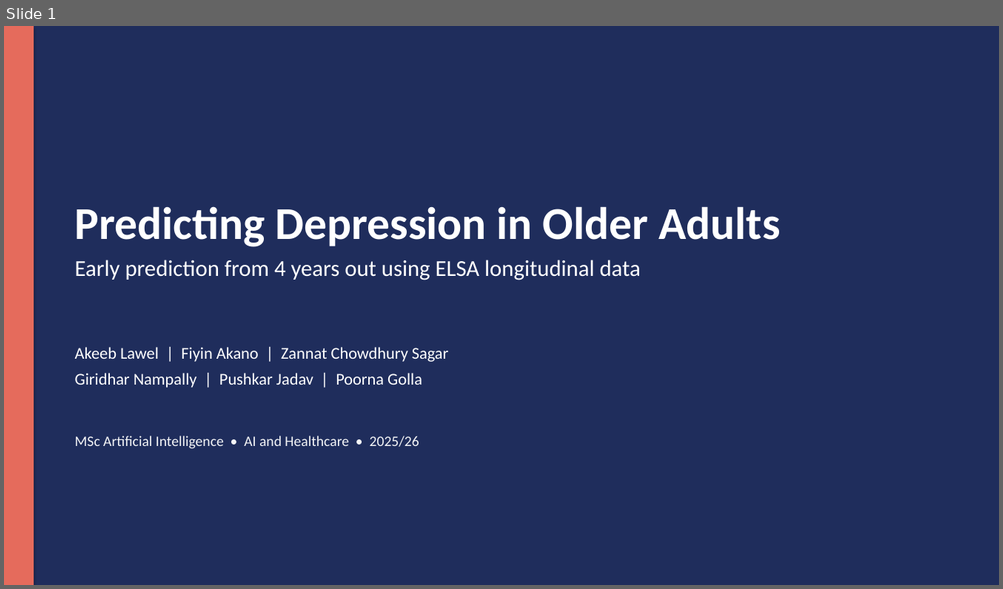
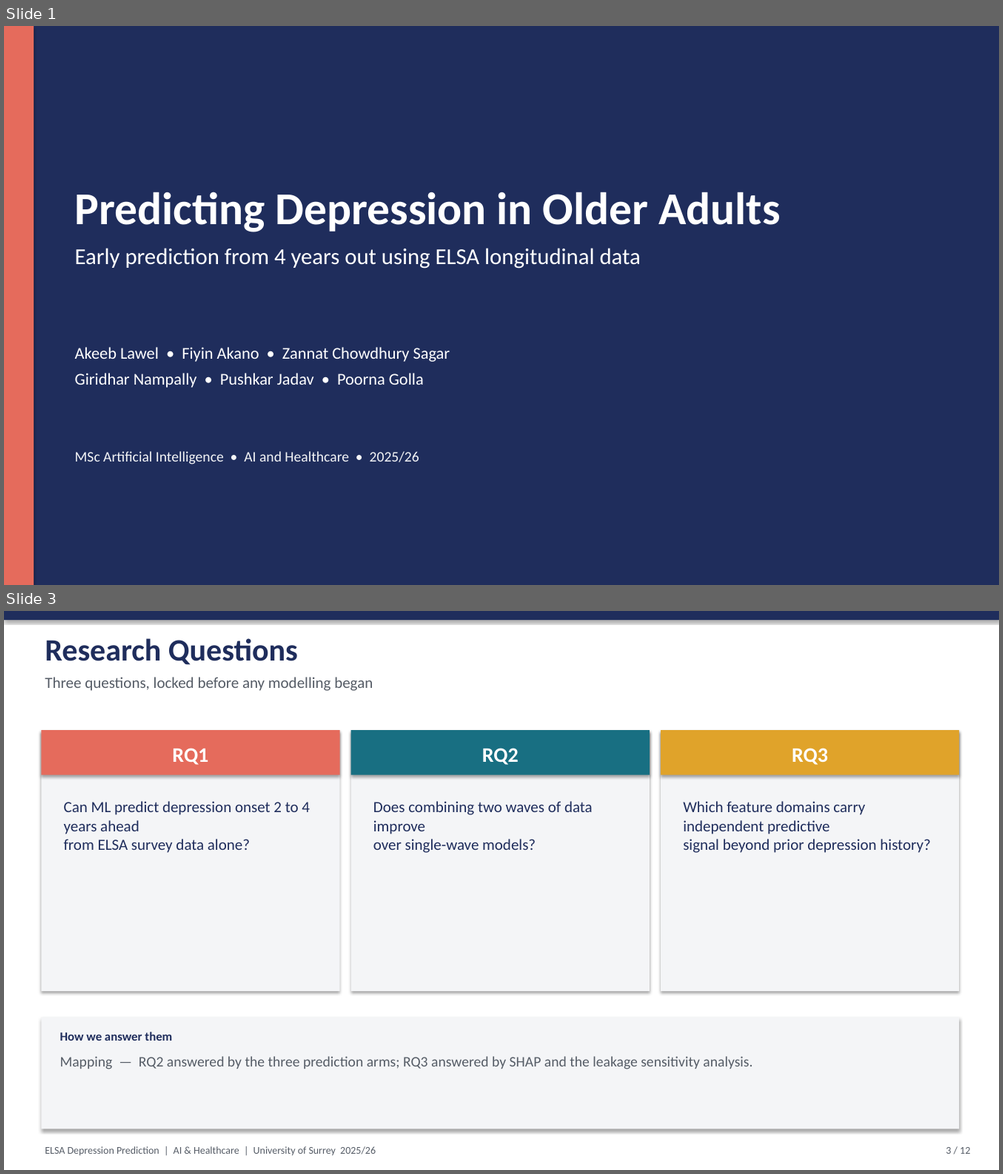
Before and after one commit to CHOC4HOL1C/elsa-depression-prediction, a slide deck: presentation/ELSA_Depression_Prediction.pptx. Shown one above the other, each under a label of ours: slide 1 before the commit, slides 1 and 3 after it; the slides between them are not shown. The pictures are 1003x589 and 1003x1174 pixels, drawn with LibreOffice and Linux fonts; fonts in the diff are those of the drawing. Boxes give left, top, right and bottom in pixels: in the first picture for what was removed or moved away, otherwise in the second. Text is boxed around its words. In the diff, an @@ line names an element or a change of style, - is before the commit and + after.

```diff
--- a/presentation/ELSA_Depression_Prediction.pptx
+++ b/presentation/ELSA_Depression_Prediction.pptx
@@ slide 3 added at [4, 611, 999, 1170], background #FFFFFF @@
@@ rectangle added at [4, 611, 999, 620], fill #1F2D5C @@
@@ text added at [45, 638, 298, 665], 30 pt, text #1F2D5C, bold @@
+Research Questions
@@ text added at [45, 677, 373, 691], 15 pt, text #555C66 @@
+Three questions, locked before any modelling began
@@ rectangle added at [41, 730, 340, 991], fill #F4F5F7 @@
@@ rectangle added at [41, 730, 340, 775], fill #E56B5C @@
@@ rectangle added at [351, 730, 649, 991], fill #F4F5F7 @@
@@ rectangle added at [351, 730, 649, 775], fill #186F82 @@
@@ rectangle added at [660, 730, 959, 991], fill #F4F5F7 @@
@@ rectangle added at [660, 730, 959, 775], fill #E0A32A @@
@@ text added at [172, 748, 208, 765], 20 pt, text #FFFFFF, bold @@
+RQ1
@@ text added at [482, 748, 518, 765], 20 pt, text #FFFFFF, bold @@
+RQ2
@@ text added at [791, 748, 828, 765], 20 pt, text #FFFFFF, bold @@
+RQ3
@@ text added at [64, 801, 310, 853], 15 pt, text #1F2D5C @@
+Can ML predict depression onset 2 to 4 years ahead
+from ELSA survey data alone?
@@ text added at [373, 801, 592, 853], 15 pt, text #1F2D5C @@
+Does combining two waves of data improve
+over single-wave models?
@@ text added at [683, 801, 930, 853], 15 pt, text #1F2D5C @@
+Which feature domains carry independent predictive
+signal beyond prior depression history?
@@ rectangle added at [41, 1017, 959, 1130], fill #F4F5F7 @@
@@ text added at [60, 1032, 172, 1041], 12 pt, text #1F2D5C, bold @@
+How we answer them
@@ text added at [60, 1056, 752, 1070], 14 pt, text #555C66 @@
+Mapping — RQ2 answered by the three prediction arms; RQ3 answered by SHAP and the leakage sensitivity analysis.
@@ text added at [45, 1147, 375, 1156], 10 pt, text #555C66 @@
+ELSA Depression Prediction | AI & Healthcare | University of Surrey 2025/26
@@ text added at [945, 1147, 970, 1154], 10 pt, text #555C66 @@
+3 / 12
@@ slide 1 changed as well @@
@@ text "Predicting Depression in Older Adults": place and size @@
-text "Predicting Depression in Older Adults" at [75, 207, 780, 247]
+text "Predicting Depression in Older Adults" at [75, 192, 780, 232]
@@ text "Early prediction from 4 years ...": place and size @@
-text "Early prediction from 4 years ..." at [75, 260, 640, 281]
+text "Early prediction from 4 years ..." at [75, 248, 640, 269]
@@ text at [75, 347, 450, 362]: text changed @@
-Akeeb Lawel | Fiyin Akano | Zannat Chowdhury Sagar
+Akeeb Lawel • Fiyin Akano • Zannat Chowdhury Sagar
@@ text at [75, 373, 424, 388]: text changed @@
-Giridhar Nampally | Pushkar Jadav | Poorna Golla
+Giridhar Nampally • Pushkar Jadav • Poorna Golla
@@ text "MSc Artificial Intelligence • AI ...": place and size @@
-text "MSc Artificial Intelligence • AI ..." at [75, 436, 419, 449]
+text "MSc Artificial Intelligence • AI ..." at [75, 452, 419, 465]
```
Also in this commit, not shown: 4 other slides changed, 6 other slides added, 2 slides removed, 6 other files.
